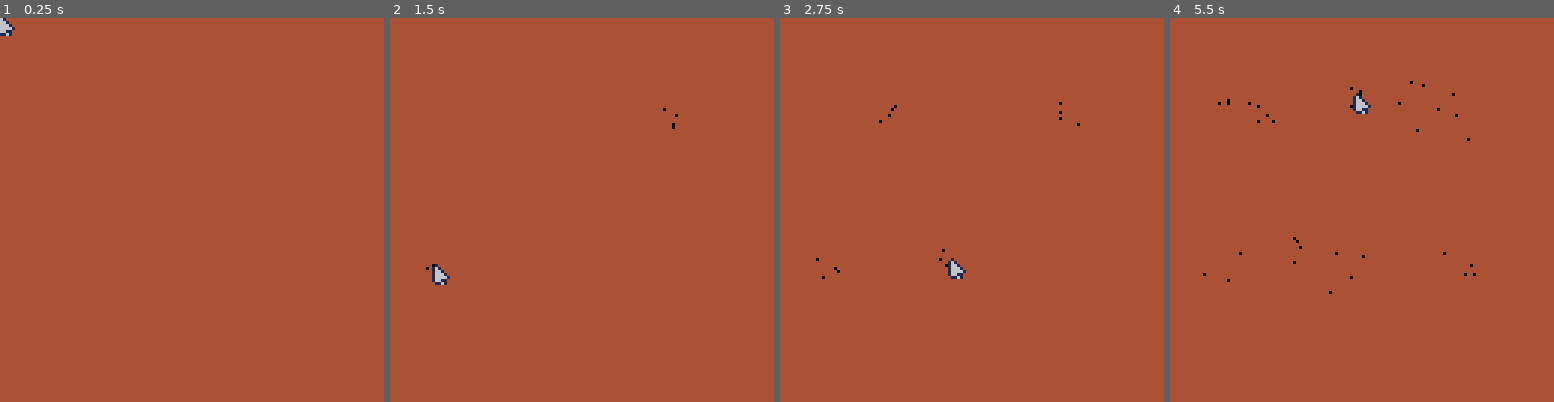
Above: before the commit, frames 1-4 (left to right).
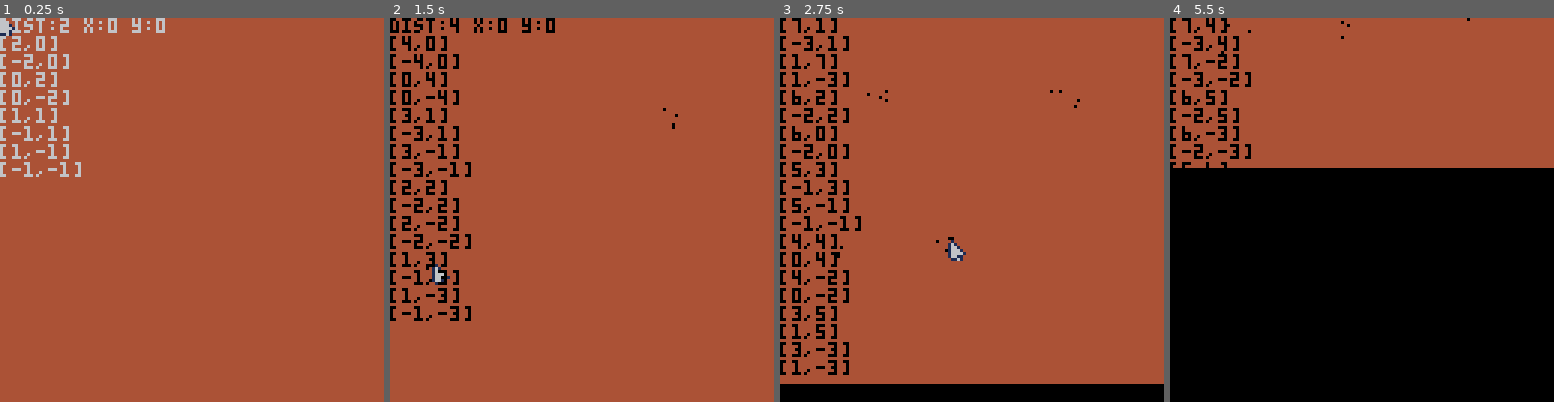
Above: after the commit, the same moments.

Repository: towercity/pico-8
Game: PICO-8 cartridge ants.p8
The game is run twice, just before and just after one commit, with the same random seed, the same clock (stepped at 60 frames per second) and the same inputs.
Inputs (mouse positions are in pixels of both pictures, inside the frame that each line leads up to):
- Up to frame 1 (0.25 s): no input
- Up to frame 2 (1.5 s): tap X (X key) at 0.33, 1.07 s; click (670, 121) at 0.67 s; click (436, 267) at 1.22 s
- Up to frame 3 (2.75 s): hold Right 1.6-2.1 s; click (887, 114) at 1.77 s; tap X (X key) at 1.85 s; hold Up 2.15-2.42 s; click (952, 259) at 2.32 s; hold Right from 2.47 s (still down)
- Up to frame 4 (5.5 s): click (1404, 106) at 2.87 s; tap X (X key) at 2.97, 4.08, 5.2 s; release Right at 3.03 s; hold Left 3.08-3.58 s; click (1465, 256) at 3.42 s; hold Down 3.63-3.97 s; click (1231, 102) at 3.97 s; hold Right 4.02-4.68 s; click (1292, 248) at 4.52 s; hold Up 4.73-5.03 s; click (1354, 94) at 5.07 s; hold Left from 5.08 s (still down)

The runs differ from the first frame. In frame 1, 2.4% of the frame differs, in the area x 0-43%, y 0-42%; in frame 2, 4.3%; in frame 3, 9.7%; in frame 4, 63%, in the area x 0-100%, y 0-100%.

Commit message:
get the function working

Diff:
--- a/ants.p8
+++ b/ants.p8
@@ -7,6 +7,10 @@
 function _init()
    -- allow mouse :)
    poke(0x5f2d, 1)
+
+   loop_num = 2
+   lx = 0
+   ly = 0
 
    cur_init()
    ants_init()
@@ -26,6 +30,12 @@
       food_add(cur_x,cur_y)
    end
 
+   if(btnp(5)) loop_num = loop_num + 1
+   if(btnp(1)) lx = lx + 1
+   if(btnp(2)) ly = ly + 1
+   if(btnp(0)) lx = lx - 1
+   if(btnp(3)) ly = ly - 1
+
    food_update()
    ants_update()
 end
@@ -36,6 +46,8 @@
    ants_draw()
    --ants_count()
    cur_draw()
+
+   find_nearby_dots(lx,ly,loop_num)
 end
 
 
@@ -224,6 +236,42 @@
 function food_update()
    food_can_add=food_can_add-1
 end
+-->8
+-- sensing
+
+-- finds pixels within dist steps from x,y
+-- todo: handle x and y
+function find_nearby_dots(x,y,dist)
+   local vals={}
+   print("dist:" .. dist .." x:"..x.." y:"..y)
+
+
+   for i=0,dist-1 do
+      local x1,x2=x+dist-i,x-dist+i
+      local y1,y2=y+i,y-i
+
+      if(0==i) then
+         add(vals, {x1,y1})
+         add(vals, {x2,y1})
+         add(vals, {y2,x1})
+         add(vals, {y2,x2})
+      else
+         add(vals, {x1,y1})
+         add(vals, {x2,y1})
+         add(vals, {x1,y2})
+         add(vals, {x2,y2})
+      end
+   end
+
+   loop_pixels(vals,
+               function(arr)
+                  print("[" .. arr[1] .. "," .. arr[2] .."]")
+               end
+   )
+
+   return vals
+end
+
 __gfx__
 00000000010000000000000000000000000000000000000000000000000000000000000000000000000000000000000000000000000000000000000000000000
 0000000016100000000ee00000bbbb00000000000000000000000000000000000000000000000000000000000000000000000000000000000000000000000000
